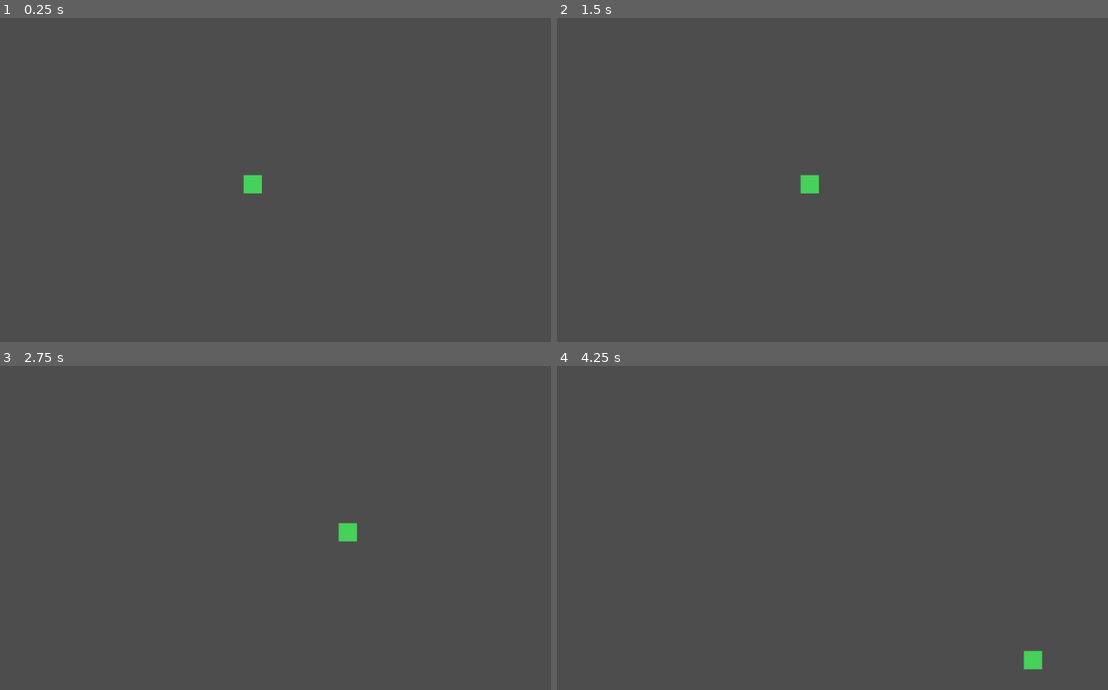
Above: before the commit, frames 1-4 (two rows, left to right).
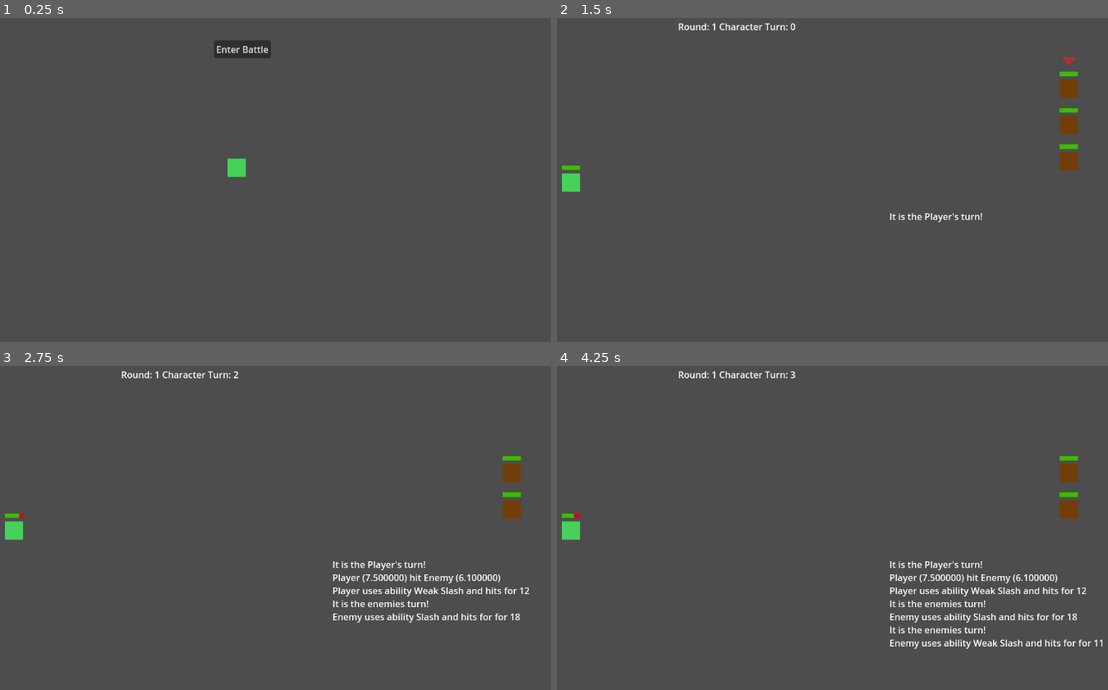
Above: after the commit, the same moments.

Repository: wildbeard/rpg
Game: Godot game, scene res://Scenes/SceneSwitcher.tscn
The game is run twice, just before and just after one commit, with the same random seed, the same clock (stepped at 60 frames per second) and the same inputs. Before the commit the project starts from res://Scenes/Overworld.tscn.
Inputs (mouse positions are in pixels of both pictures, inside the frame that each line leads up to):
- Up to frame 1 (0.25 s): no input
- Up to frame 2 (1.5 s): click (799, 50) at 0.5 s, where only the run after the commit has a clickable "Enter Battle"; click (733, 329) at 1.25 s, where only the run after the commit has a clickable "Weak Slash"
- Up to frame 3 (2.75 s): tap Enter (ui_accept) at 2, 2.27 s; move the mouse to (396, 518) at 2.02 s; hold D (move_right) from 2.03 s (still down); click (396, 518) at 2.17 s
- Up to frame 4 (4.25 s): move the mouse to (678, 553) at 2.77 s; release D (move_right) at 2.78 s; hold S (move_down) 2.78-3.53 s; tap Enter (ui_accept) at 3.02 s; move the mouse to (876, 456) at 3.52 s; hold D (move_right) from 3.53 s (still down)

The runs differ from the first frame. In frame 1, 0.9% of the frame differs, in the area x 38-50%, y 7-55%; in frame 2, 1.6%; in frame 3, 2.6%; in frame 4, 3.2%, in the area x 0-99%, y 1-94%.

Commit message:
Added the ability to go to combat from main scene

Diff:
--- a/Scenes/Overworld.gd
+++ b/Scenes/Overworld.gd
@@ -1,12 +1,20 @@
 extends Node2D
+
+signal switch_scene(scene: Node)
 
 @onready var player = $CharacterBody2D
 @onready var inventoryUI = $CanvasLayer/InventoryUI
 @onready var grabbedSlot = $CanvasLayer/InventoryUI/GrabbedSlot
+@onready var button = $Button
 
 func _ready() -> void:
 	self.inventoryUI.setPlayerInventory(self.player.inventoryData)
 	self.player.connect("toggle_inventory", togglePlayerInventory)
+	self.button.pressed.connect(_switchScene)
 
 func togglePlayerInventory() -> void:
 	self.inventoryUI.visible = !self.inventoryUI.visible
+
+func _switchScene() -> void:
+	var s: Node = preload("res://Scenes/Battle/BattleScene.tscn").instantiate()
+	switch_scene.emit(s)
--- a/Scenes/Overworld.tscn
+++ b/Scenes/Overworld.tscn
@@ -9,17 +9,23 @@
 [ext_resource type="PackedScene" uid="uid://ubl64gd04tjy" path="res://Scenes/UI/Inventory/InventorySlot.tscn" id="5_fo1ve"]
 [ext_resource type="Script" path="res://Scenes/UI/Inventory/EqupmentInventory.gd" id="8_ghy36"]
 
+[sub_resource type="CircleShape2D" id="CircleShape2D_yw7mw"]
+radius = 24.0
+
 [node name="Overworld" type="Node2D"]
 script = ExtResource("1_35vxi")
 
 [node name="CharacterBody2D" type="CharacterBody2D" parent="."]
+position = Vector2(544, 288)
 script = ExtResource("1_2xi48")
 inventoryData = ExtResource("5_67rp7")
 
 [node name="Sprite2D" type="Sprite2D" parent="CharacterBody2D"]
 modulate = Color(0.275667, 0.820854, 0.354144, 1)
-position = Vector2(572, 317)
 texture = ExtResource("2_d7pie")
+
+[node name="CollisionShape2D" type="CollisionShape2D" parent="CharacterBody2D"]
+shape = SubResource("CircleShape2D_yw7mw")
 
 [node name="CanvasLayer" type="CanvasLayer" parent="."]
 
@@ -115,3 +121,10 @@
 offset_right = 92.0
 offset_bottom = 210.0
 slotType = 5
+
+[node name="Button" type="Button" parent="."]
+offset_left = 504.0
+offset_top = 64.0
+offset_right = 604.0
+offset_bottom = 95.0
+text = "Enter Battle"
--- /dev/null
+++ b/Scenes/SceneSwitcher.gd
@@ -0,0 +1,25 @@
+extends Node2D
+
+const DEFAULT_SCENE: PackedScene = preload("res://Scenes/Overworld.tscn")
+
+var currentScene: Node
+var nextScene: Node
+
+func _ready() -> void:
+	self.currentScene = DEFAULT_SCENE.instantiate()
+	self.currentScene.connect("switch_scene", _on_switch_scene)
+	add_child(self.currentScene)
+
+func _on_switch_scene(scene: Node) -> void:
+	self.nextScene = scene
+	self._switchScene()
+
+func _switchScene() -> void:
+	self.currentScene.queue_free()
+	self.currentScene = self.nextScene
+	self.nextScene = null
+
+	if self.currentScene.has_signal("switch_scene"):
+		self.currentScene.connect("switch_scene", _on_switch_scene)
+
+	add_child(self.currentScene)
--- /dev/null
+++ b/Scenes/SceneSwitcher.tscn
@@ -0,0 +1,6 @@
+[gd_scene load_steps=2 format=3 uid="uid://cyfsqwummou71"]
+
+[ext_resource type="Script" path="res://Scenes/SceneSwitcher.gd" id="1_b0adi"]
+
+[node name="Switcher" type="Node2D"]
+script = ExtResource("1_b0adi")
--- a/project.godot
+++ b/project.godot
@@ -11,7 +11,7 @@
 [application]
 
 config/name="Robert RPG"
-run/main_scene="res://Scenes/Overworld.tscn"
+run/main_scene="res://Scenes/SceneSwitcher.tscn"
 config/features=PackedStringArray("4.2", "GL Compatibility")
 config/icon="res://icon.svg"
 
Not shown: 1 places in Scenes/Overworld.tscn that only renumber resources
